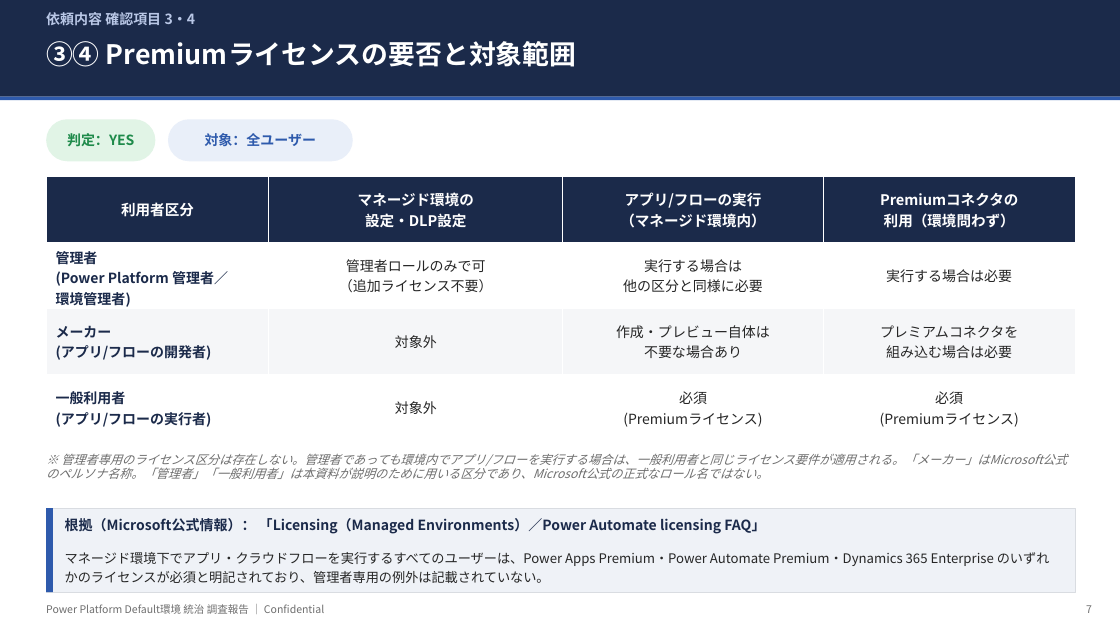
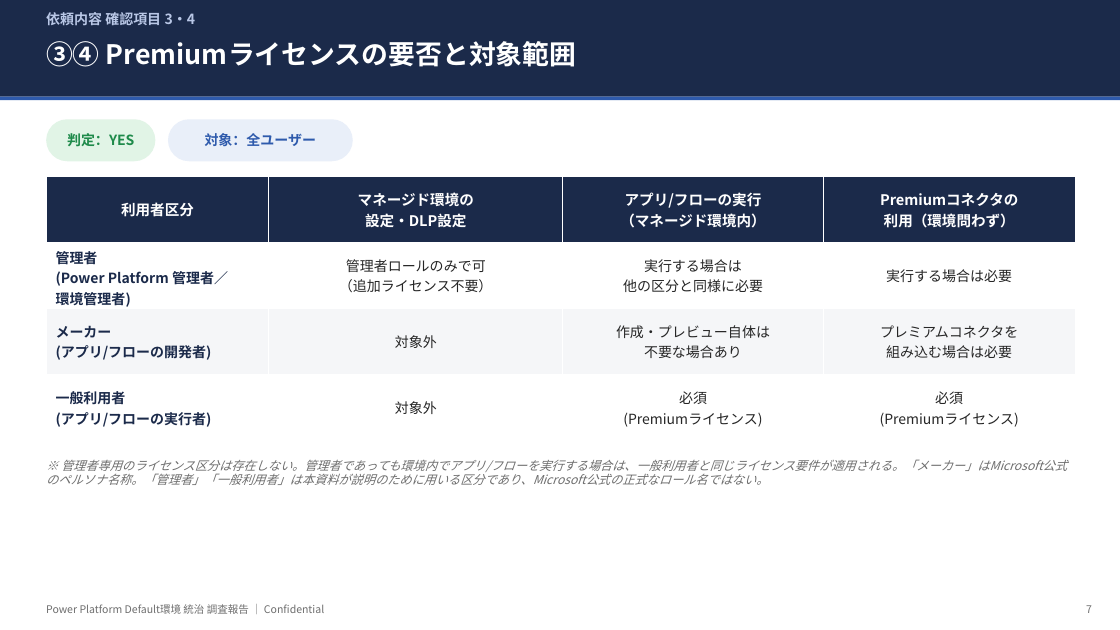
Before and after one commit to takuyanakamura881awc-beep/awc-naka881-repo, a slide deck: slide 7 of docs/PowerPlatform_DefaultEnv_Governance_Report.pptx. Drawn at 1120x630 pixels with LibreOffice and Linux fonts; fonts in the diff are those of the drawing. Boxes give left, top, right and bottom in pixels: in the first picture for what was removed or moved away, otherwise in the second. Text is boxed around its words. In the diff, an @@ line names an element or a change of style, - is before the commit and + after.

```diff
--- a/docs/PowerPlatform_DefaultEnv_Governance_Report.pptx
+++ b/docs/PowerPlatform_DefaultEnv_Governance_Report.pptx
@@ text "※ 管理者専用のライセンス区分は存在しない。管理者であっても環境内でアプリ/フローを実行する場合は、一般利用者と同じライ ...": place and size @@
-text "※ 管理者専用のライセンス区分は存在しない。管理者であっても環境内でアプリ/フローを実行する場合は、一般利用者と同じライ ..." at [46,453,1067,479]
+text "※ 管理者専用のライセンス区分は存在しない。管理者であっても環境内でアプリ/フローを実行する場合は、一般利用者と同じライ ..." at [46,459,1067,485]
@@ rectangle removed at [46,508,1075,592] @@
@@ rectangle removed at [46,508,53,592] @@
@@ text removed at [65,518,765,534] @@
-根拠（Microsoft公式情報）： 「Licensing（Managed Environments）／Power Automate licensing FAQ」
@@ text removed at [65,552,1050,583] @@
-マネージド環境下でアプリ・クラウドフローを実行するすべてのユーザーは、Power Apps Premium・Power Automate Premium・Dynamics 365 Enterprise のいずれかのライセンスが必須と明記されており、管理者専用の例外は記載されていない。
```
Also in this commit, not shown: 7 other slides changed, 6 slides added, 1 slide removed.
